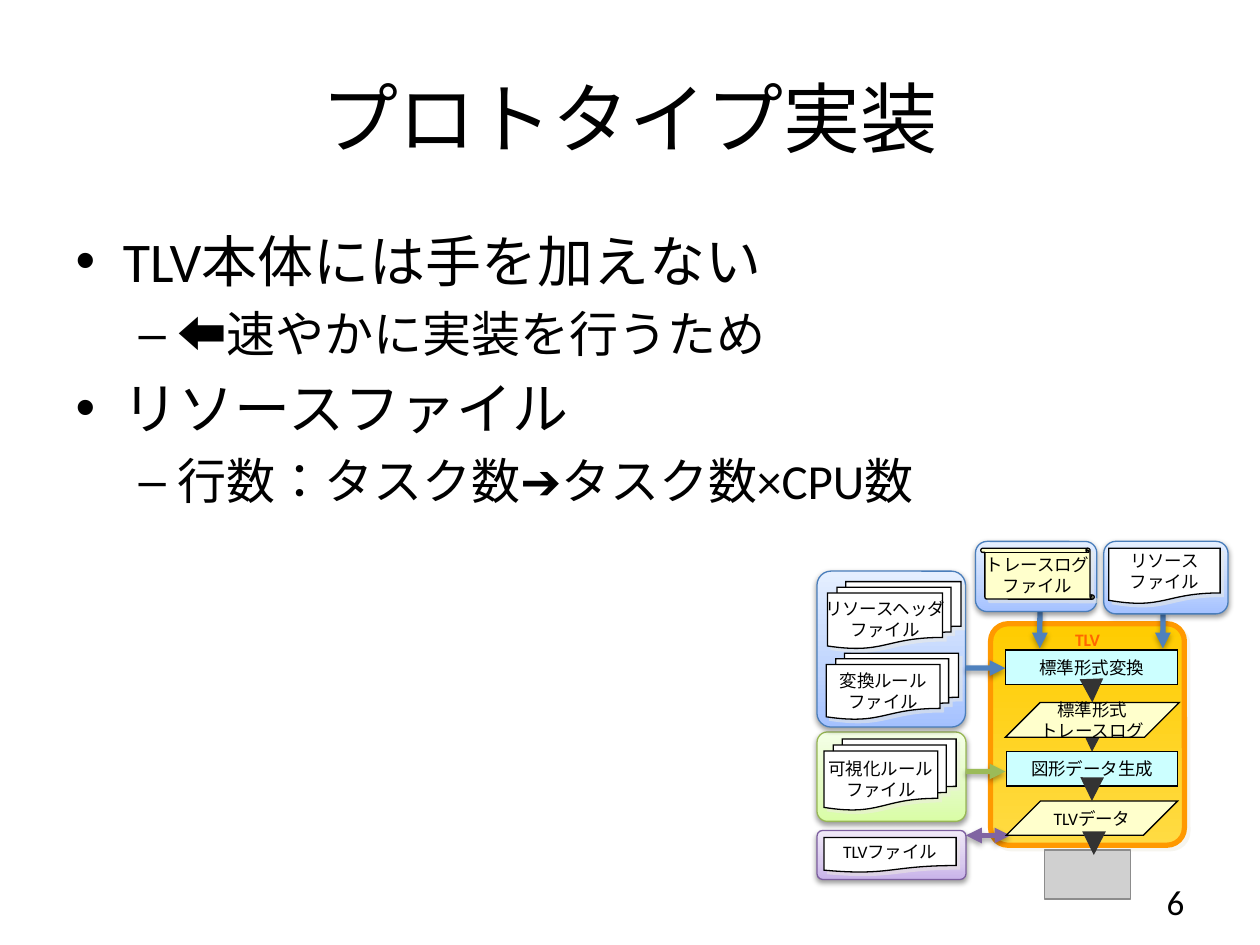
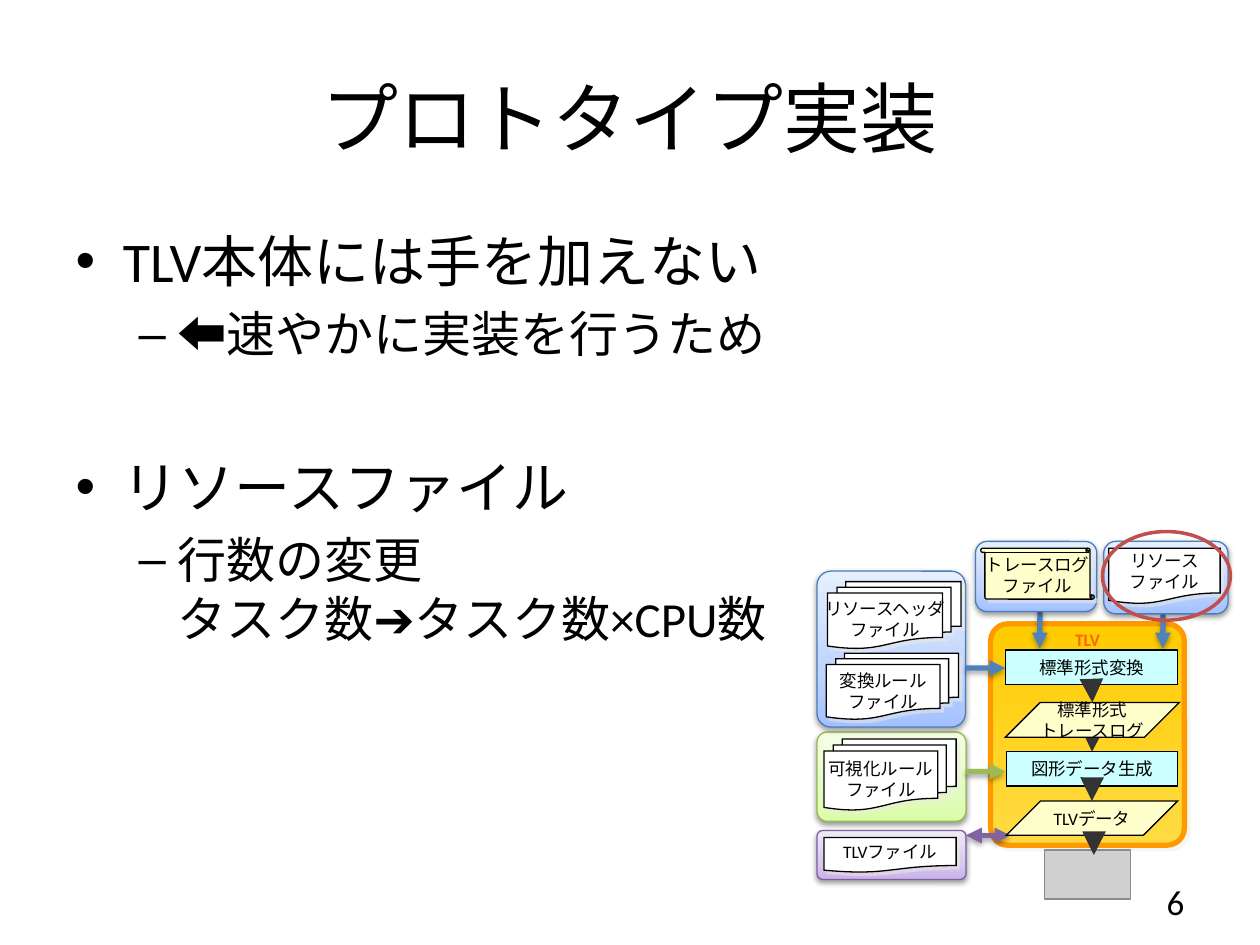
Before and after one commit to YixiaoLi/tlv4mc, a slide deck: slide 6 of doc/phase3/communications/ojl-1st-comm-yanagi.pptx. Drawn at 1260x945 pixels with LibreOffice and Linux fonts; fonts in the diff are those of the drawing; grey boxes stand for pictures. Boxes give left, top, right and bottom in pixels: in the first picture for what was removed or moved away, otherwise in the second. Text is boxed around its words. In the diff, an @@ line names an element or a change of style, - is before the commit and + after.

```diff
--- a/doc/phase3/communications/ojl-1st-comm-yanagi.pptx
+++ b/doc/phase3/communications/ojl-1st-comm-yanagi.pptx
@@ text at [178,536,766,641]: text changed @@
-  – 行数：タスク数➔タスク数×CPU数
+  – 行数の変更
+    タスク数➔タスク数×CPU数
@@ ellipse added at [1102,532,1231,620], outline #C0504D 2 pt @@
```
Also in this commit, not shown: 2 other slides changed.
